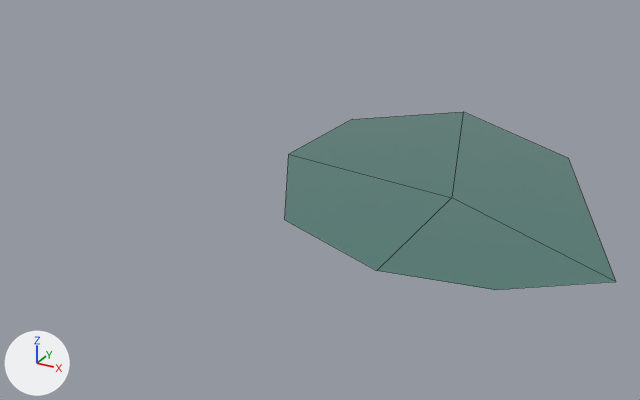
What one commit did to the FBX model 03.Models/puddle.fbx.
One viewpoint serves both versions: a 50 mm camera at (1.4, -3.78, 1.78) aimed at (-0.75, 0.12, -0.16). The lights are fixed; the arrows at lower left show +X, +Y and +Z. The picture after the commit comes second. Mesh edges are drawn as thin lines.
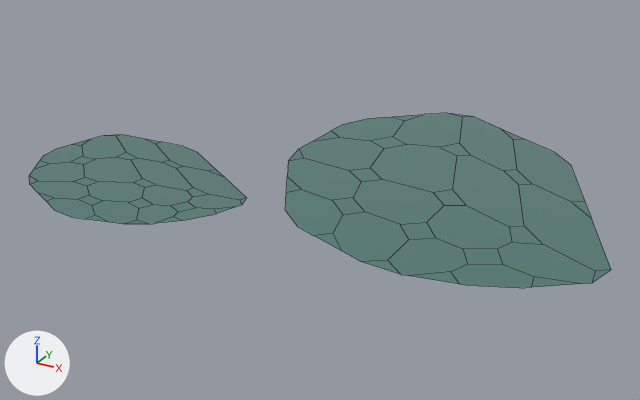
Where the change shows, as pixel boxes (x1, y1, x2, y2) in the pictures (640 x 400 px):
'Plane', reshaped, turned, rescaled: before (285, 112, 616, 290); after (285, 113, 611, 288)
'Plane.003', added (cyan): after (29, 134, 246, 224)
part 1 of me_plane, built on: before (285, 112, 616, 290); after (29, 113, 611, 288)

The change, as a diff of the scene's bpy script:
```diff
--- a/03.Models/puddle.fbx.py
+++ b/03.Models/puddle.fbx.py
@@ me_plane @@
 # used by ob_plane; location = (0.0, 0.0, 0.0); rotation_euler = (1.571, 0.0, 0.0), in degrees (90, 0, 0); scale = (0.01, 0.01, 0.01)
-me_plane.from_pydata(...)  # 9 vertices, 4 faces; spans x -103.0..92.0, y 0.0..6.0, z -148.0..80.0
+me_plane.from_pydata(...)  # 80 vertices, 37 faces; spans x -1.0..1.0, y -1.0..1.0, z 0.0
+# me_plane part 1: the whole mesh is rebuilt
 me_plane.materials.append(mat_material_001)
@@ ob_plane @@
 ob_plane.location = (0.0, 0.0, 0.0)
-ob_plane.rotation_euler = (1.571, 0.0, 0.0)  # degrees (90, 0, 0)
-ob_plane.scale = (0.01, 0.01, 0.01)
@@ ob_plane_003 @@
+ob_plane_003 = bpy.data.objects.new('Plane.003', me_plane)
+ob_plane_003.location = (-1.433, -0.525, 0.0)
+ob_plane_003.rotation_euler = (0.000232, 0.000562, 0.579)  # degrees (0, 0, 33)
+ob_plane_003.scale = (0.606, 0.606, 0.606)
```
